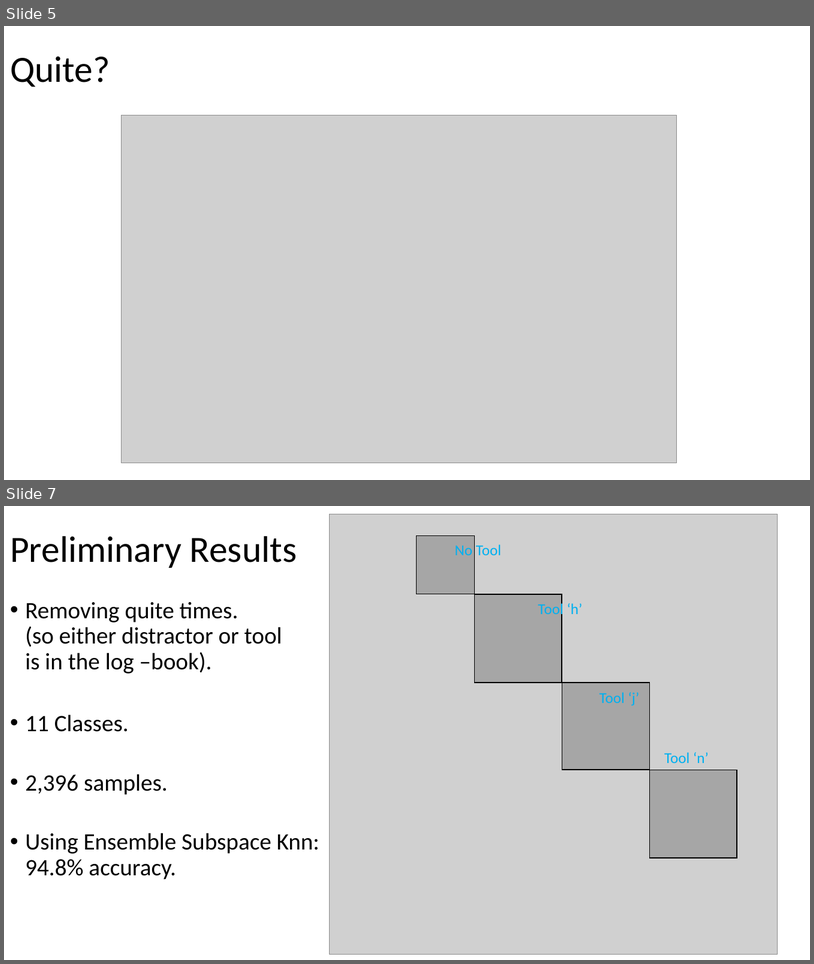
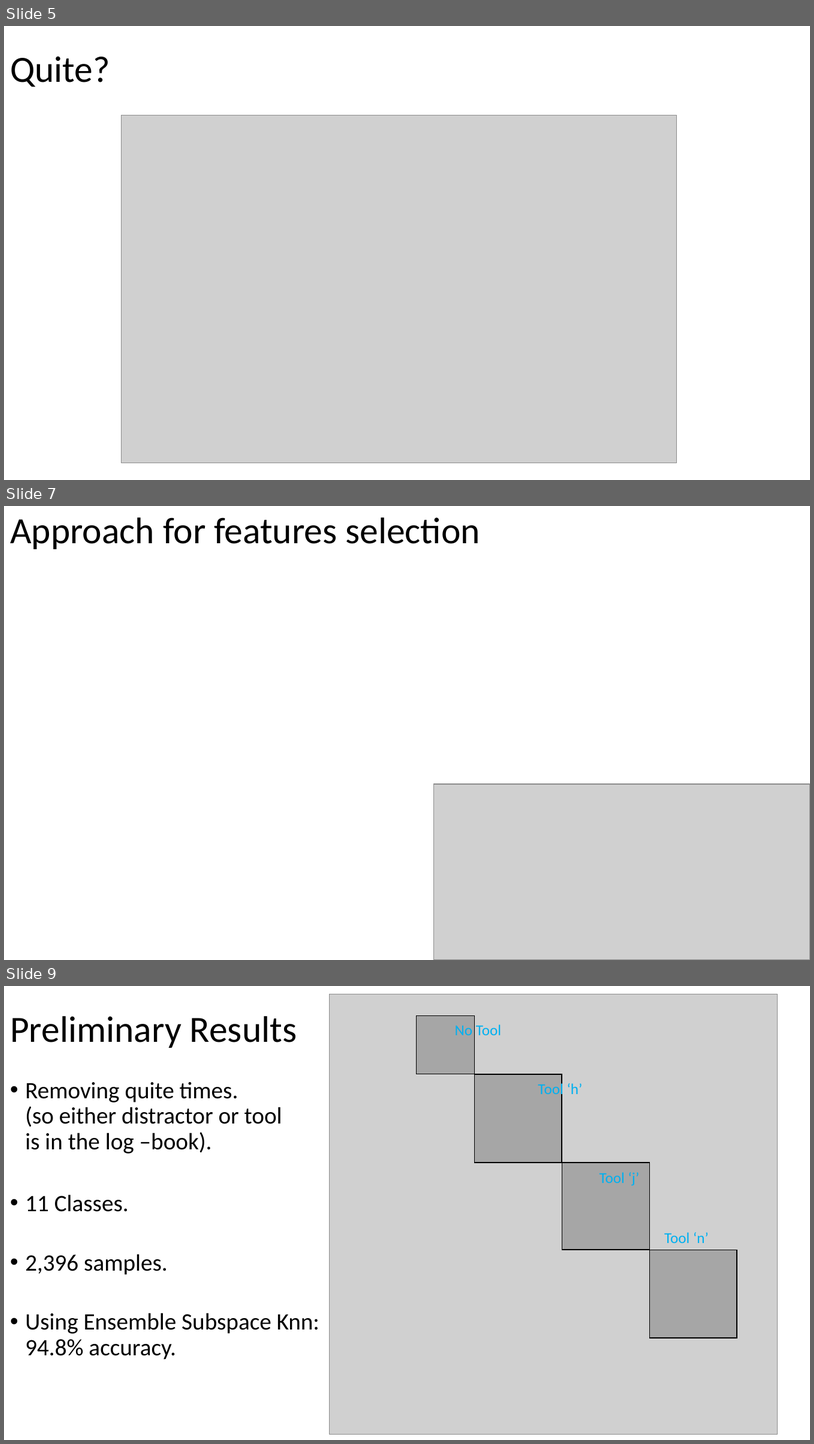
Before and after one commit to oryair/Tuktuk, a slide deck: MidPresentation.pptx. Shown one above the other, each under a label of ours: slides 5 and 7 before the commit, slides 5, 7 and 9 after it; the slides between them are not shown. The pictures are 814x964 and 814x1444 pixels, drawn with LibreOffice and Linux fonts; fonts in the diff are those of the drawing; grey boxes stand for pictures; background and template pictures are left out. Boxes give left, top, right and bottom in pixels: in the first picture for what was removed or moved away, otherwise in the second. Text is boxed around its words. In the diff, an @@ line names an element or a change of style, - is before the commit and + after.

```diff
--- a/MidPresentation.pptx
+++ b/MidPresentation.pptx
@@ slide 7 added at [4,506,810,960], background picture (left out) @@
@@ title added at [10,517,480,549], 44 pt, text #000000 @@
+Approach for features selection
@@ picture added at [434,784,810,960] @@
@@ what was slide 7 is now slide 9 @@
```
Also in this commit, not shown: 2 slides changed, 3 other slides added, 8 other files.
